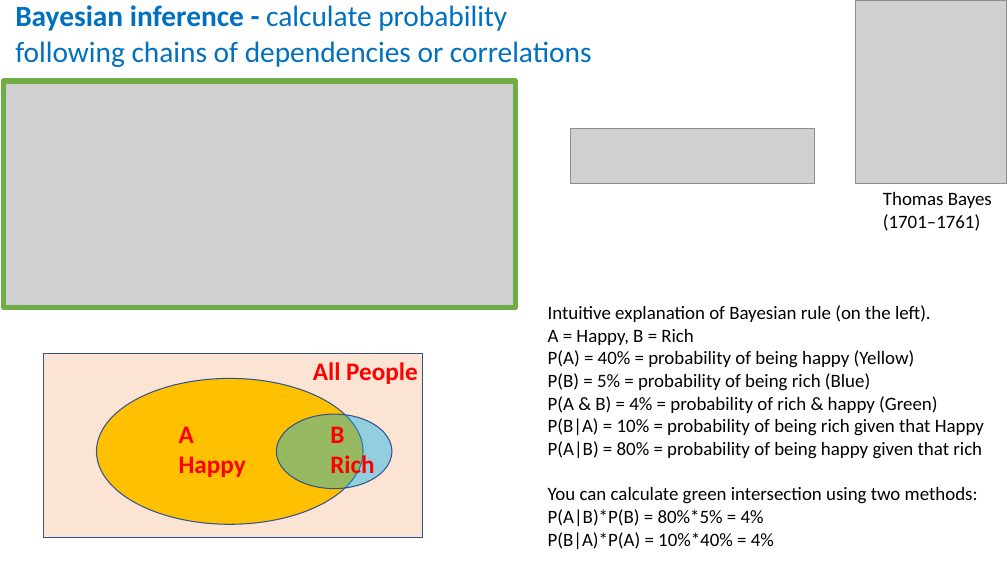
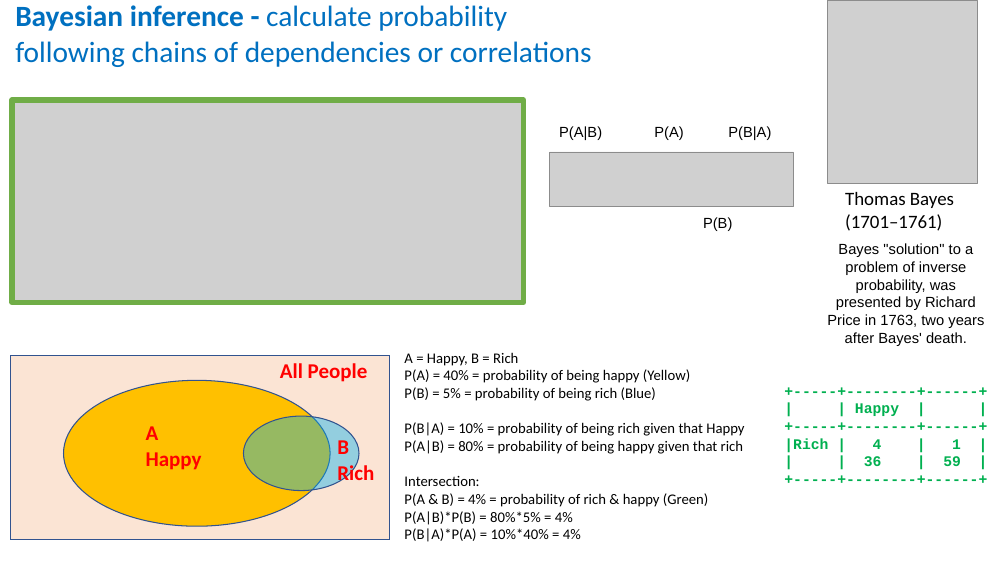
Before and after one commit to lselector/ml_ai_doc, a slide deck: slide 5 of statistics_01_probability.pptx. Drawn at 1008x567 pixels with LibreOffice and Linux fonts; fonts in the diff are those of the drawing; grey boxes stand for pictures. Boxes give left, top, right and bottom in pixels: in the first picture for what was removed or moved away, otherwise in the second. Text is boxed around its words. In the diff, an @@ line names an element or a change of style, - is before the commit and + after.

```diff
--- a/statistics_01_probability.pptx
+++ b/statistics_01_probability.pptx
@@ picture: place and size @@
-picture at box(856, 0, 1006, 183)
+picture at box(827, 0, 978, 183)
@@ picture: place and size @@
-picture at box(4, 81, 516, 308)
+picture at box(12, 100, 524, 302)
@@ text added at box(559, 126, 602, 140), 14 pt, text #000000 @@
+P(A|B)
@@ text added at box(654, 126, 683, 140), 14 pt, text #000000 @@
+P(A)
@@ text added at box(728, 126, 771, 140), 14 pt, text #000000 @@
+P(B|A)
@@ picture: place and size @@
-picture at box(571, 129, 814, 183)
+picture at box(550, 152, 793, 206)
@@ text "Thomas Bayes (1701–1761)": place and size @@
-text "Thomas Bayes (1701–1761)" at box(883, 192, 992, 231)
+text "Thomas Bayes (1701–1761)" at box(845, 192, 954, 231)
@@ text added at box(703, 217, 732, 231), 14 pt, text #000000 @@
+P(B)
@@ text added at box(827, 243, 984, 346), 14 pt, text #000000 @@
+Bayes "solution" to a problem of inverse probability, was presented by Richard Price in 1763, two years after Bayes' death.
@@ text at box(548, 305, 931, 322): paragraph removed @@
-Intuitive explanation of Bayesian rule (on the left).
@@ rectangle: place and size @@
-rectangle at box(43, 353, 423, 538)
+rectangle at box(11, 355, 390, 540)
@@ text "A = Happy, B = ...": place and size @@
-text "A = Happy, B = ..." at box(548, 305, 984, 549)
+text "A = Happy, B = ..." at box(404, 352, 744, 542)
@@ text at box(404, 352, 744, 542): size 18 to 14 pt in "A = Happy, B = Rich", "P(A) = 40% = probability of being ...", "P(B) = 5% = probability of being ...", "P(B|A) = 10% = probability of being ..." and 3 more places @@
@@ 2 texts, 2 ellipses: place and size @@
-2 texts, 2 ellipses at box(97, 362, 418, 525)
+2 texts, 2 ellipses at box(64, 363, 368, 526)
@@ text at box(548, 396, 937, 413): paragraph removed @@
-P(A & B) = 4% = probability of rich & happy (Green)
@@ text added at box(784, 403, 961, 466), 14 pt, text #00B050, bold @@
++-----+--------+------+
+| | Happy | |
++-----+--------+------+
+|Rich | 4 | 1 |
+| | 36 | 59 |
++-----+--------+------+
@@ size 24 to 20 pt in 3 elements at box(146, 426, 202, 470), box(280, 363, 368, 382), box(337, 440, 374, 483) @@
@@ text "B": place and size @@
-text "B" at box(330, 426, 374, 480)
+text "B" at box(337, 440, 374, 483)
@@ text at box(404, 476, 709, 507): text changed; size 18 to 14 pt @@
-You can calculate green intersection using two methods:
+Intersection:
+P(A & B) = 4% = probability of rich & happy (Green)
```
Also in this commit, not shown: 2 other slides changed, 1 slide added, 2 slides removed, 2 other files.
